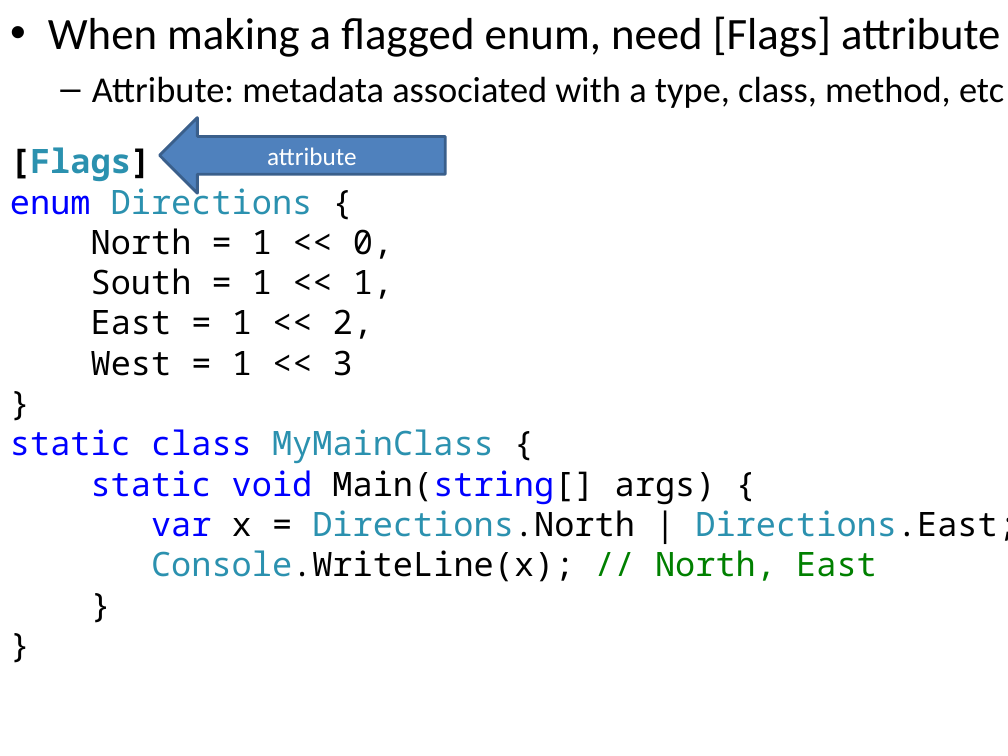
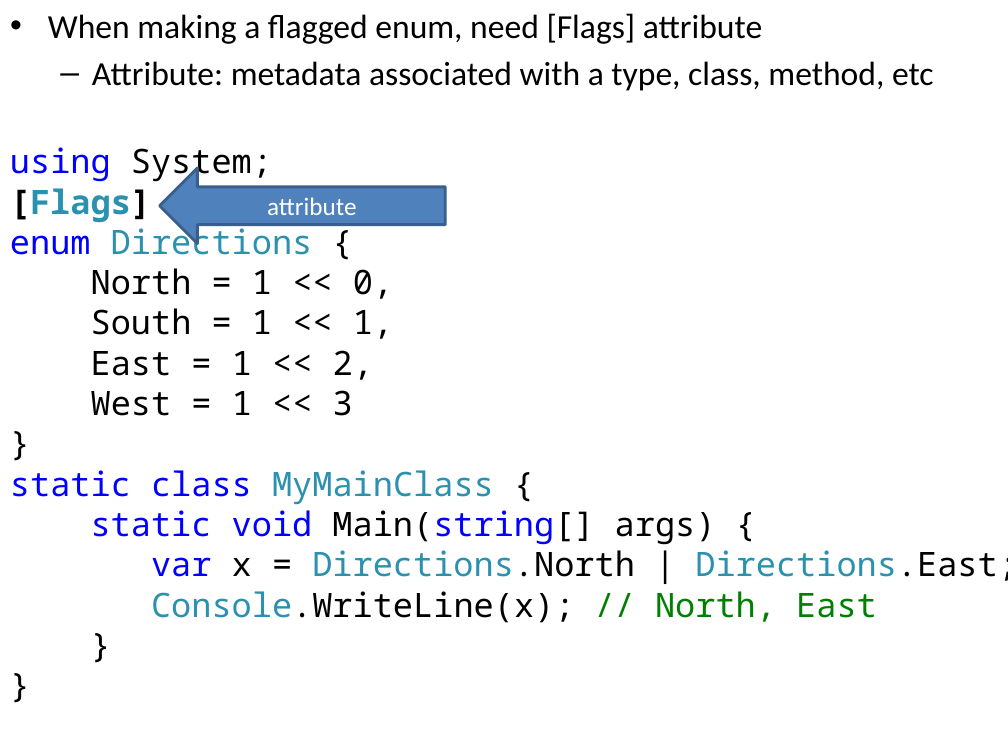
Before and after one commit to iap-csharp/iap-csharp.github.com, a slide deck: slide 23 of IAP-CSharp-Lecture-4.pptx. Drawn at 1008x756 pixels with LibreOffice and Linux fonts; fonts in the diff are those of the drawing. Boxes give left, top, right and bottom in pixels: in the first picture for what was removed or moved away, otherwise in the second. Text is boxed around its words. In the diff, an @@ line names an element or a change of style, - is before the commit and + after.

Commit message:
updates to lecture 4

```diff
--- a/IAP-CSharp-Lecture-4.pptx
+++ b/IAP-CSharp-Lecture-4.pptx
@@ text "When making a flagged enum, ..." at (x1=48, y1=13, x2=934, y2=91): size 32 to 24 pt in "When making a flagged enum, need [Flags] ..."; size 26 to 24 pt in "Attribute: metadata associated with a type, class, ..."; less space between paragraphs @@
@@ text at (x1=10, y1=147, x2=272, y2=183): paragraph added @@
+using System;
@@ left arrow "attribute" moved from (x1=159, y1=118, x2=445, y2=194) to (x1=159, y1=168, x2=445, y2=244) @@
```
Also in this commit, not shown: 5 other slides changed, 1 other file.
